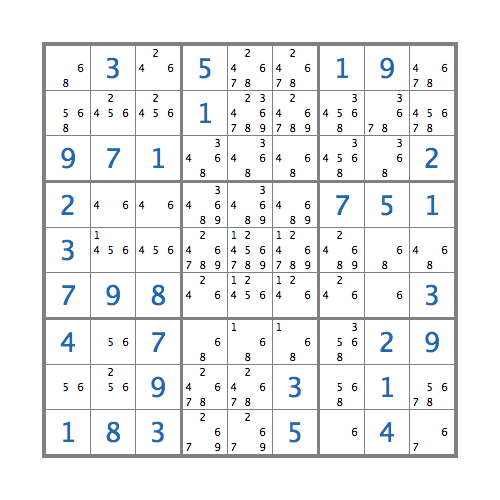
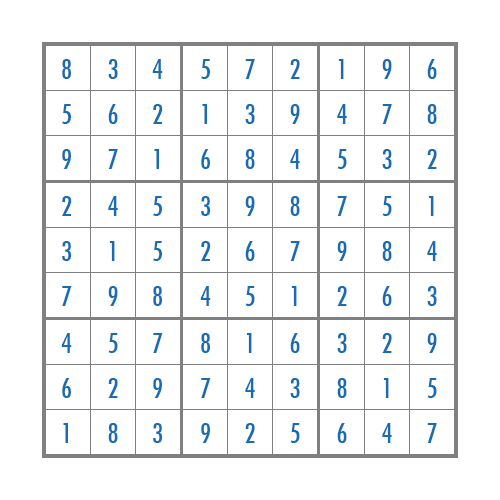
Revision of a layered 500×500 image; what changed, layer by layer:
removed layer "Background copy" over [60, 48, 448, 452]
added group "solved_cell_numbers" with 81 layers above "cell_numbers" over [61, 59, 437, 443]
added layer "7" (1st of 10, in "solved_cell_numbers") in group "solved_cell_numbers" over [427, 423, 437, 443]
added layer "4" (1st of 10, in "solved_cell_numbers") in group "solved_cell_numbers" over [382, 423, 392, 443]
added layer "6" (1st of 9, in "solved_cell_numbers") in group "solved_cell_numbers" over [337, 423, 347, 443]
added layer "5" (1st of 11, in "solved_cell_numbers") in group "solved_cell_numbers" over [290, 423, 300, 443]
added layer "2" (1st of 10, in "solved_cell_numbers") in group "solved_cell_numbers" over [245, 423, 255, 443]
added layer "3" (1st of 10, in "solved_cell_numbers") in group "solved_cell_numbers" over [153, 423, 163, 443]
added layer "8" (1st of 10, in "solved_cell_numbers") in group "solved_cell_numbers" over [108, 423, 118, 443]
added layer "5" (2nd of 11, in "solved_cell_numbers") in group "solved_cell_numbers" over [427, 378, 437, 398]
added layer "8" (2nd of 10, in "solved_cell_numbers") in group "solved_cell_numbers" over [337, 378, 347, 398]
added layer "3" (2nd of 10, in "solved_cell_numbers") in group "solved_cell_numbers" over [290, 378, 300, 398]
added layer "4" (2nd of 10, in "solved_cell_numbers") in group "solved_cell_numbers" over [245, 378, 255, 398]
added layer "4" (3rd of 10, in "solved_cell_numbers") in group "solved_cell_numbers" over [61, 333, 72, 353]
added layer "4" (4th of 10, in "solved_cell_numbers") in group "solved_cell_numbers" over [200, 286, 211, 306]
added layer "4" (9th of 10, in "solved_cell_numbers") in group "solved_cell_numbers" over [152, 59, 163, 79]
added layer "fences" above "cell back" over [60, 48, 448, 452]
added layer "cell back" over [60, 48, 448, 452]
…and 67 more changes (67 added)
